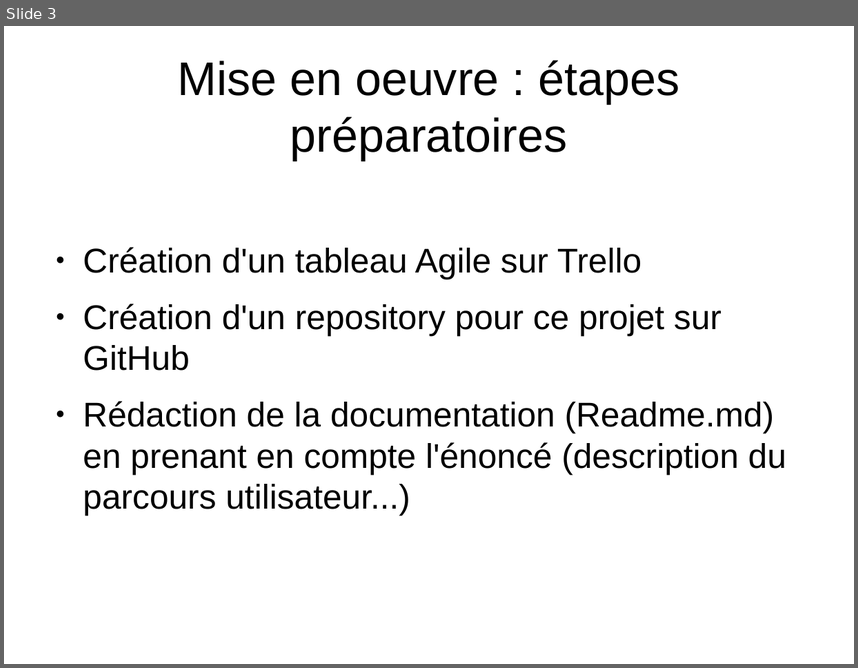
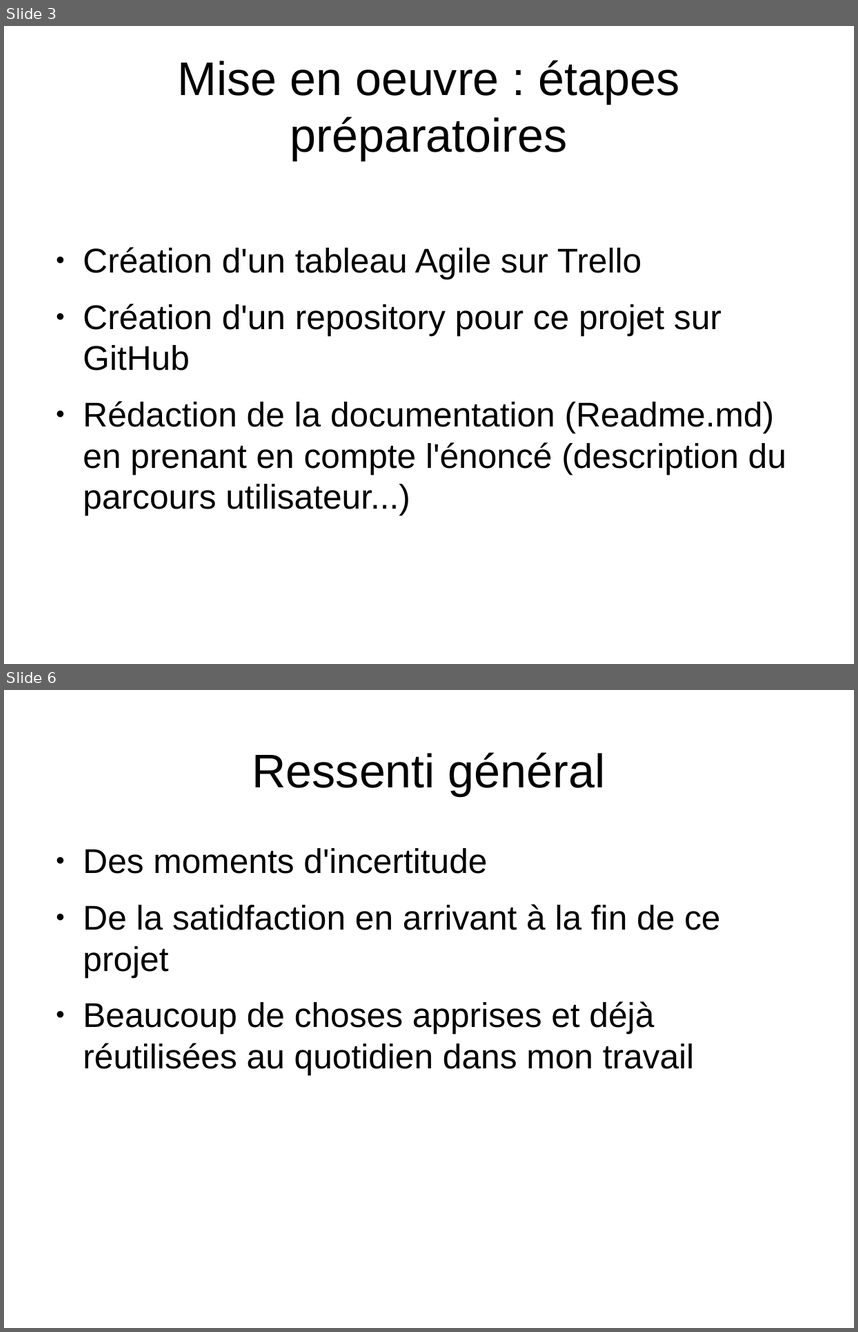
Before and after one commit to elwaze/PurBeurre, a slide deck: Pur Beurre.odp. Shown one above the other, each under a label of ours: slide 3 before the commit, slides 3 and 6 after it; the slides between them are not shown. The pictures are 858x668 and 858x1332 pixels, drawn with LibreOffice and Linux fonts; fonts in the diff are those of the drawing. Boxes give left, top, right and bottom in pixels: in the first picture for what was removed or moved away, otherwise in the second. Text is boxed around its words. In the diff, an @@ line names an element or a change of style, - is before the commit and + after.

```diff
--- a/Pur Beurre.odp
+++ b/Pur Beurre.odp
@@ slide 6 added at (x1=4, y1=690, x2=854, y2=1328), background #FFFFFF @@
@@ title added at (x1=252, y1=752, x2=606, y2=796), 44 pt, text #000000 @@
+Ressenti général
@@ text added at (x1=83, y1=848, x2=720, y2=1074), 32 pt, text #000000 @@
+● Des moments d'incertitude
+● De la satidfaction en arrivant à la fin de ce projet
+● Beaucoup de choses apprises et déjà réutilisées au quotidien dans mon travail
```
Also in this commit, not shown: 1 slide changed, 1 other slide added, 1 slide removed, 4 other files.
